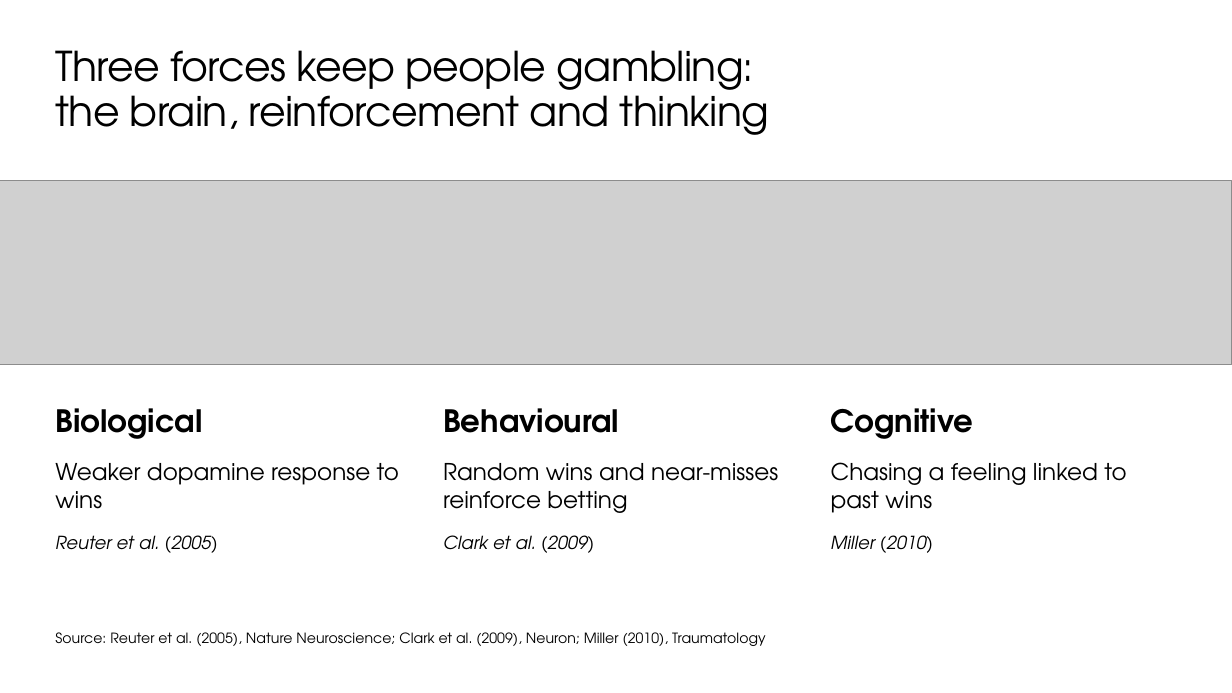
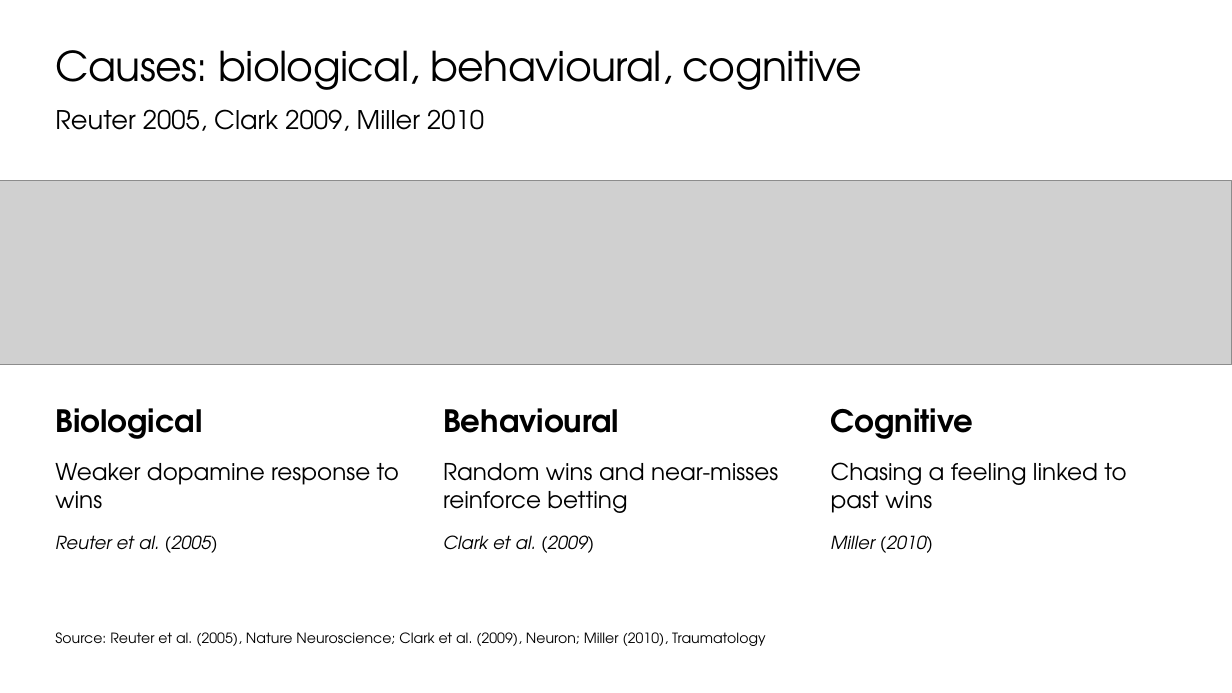
Before and after one commit to matisqaceme/Study, a slide deck: slide 4 of psychology/gambling-disorder/Gambling_Disorder_9990.pptx. Drawn at 1232x693 pixels with LibreOffice and Linux fonts; fonts in the diff are those of the drawing; grey boxes stand for pictures. Boxes give left, top, right and bottom in pixels: in the first picture for what was removed or moved away, otherwise in the second. Text is boxed around its words. In the diff, an @@ line names an element or a change of style, - is before the commit and + after.

```diff
--- a/psychology/gambling-disorder/Gambling_Disorder_9990.pptx
+++ b/psychology/gambling-disorder/Gambling_Disorder_9990.pptx
@@ title removed at [55,50,769,135] @@
-Three forces keep people gambling:
-the brain, reinforcement and thinking
@@ title added at [55,50,863,90], 32 pt, text #000000 @@
+Causes: biological, behavioural, cognitive
@@ text added at [55,109,484,131], 20 pt, text #000000 @@
+Reuter 2005, Clark 2009, Miller 2010
```
Also in this commit, not shown: 5 other slides changed, 1 other file.
